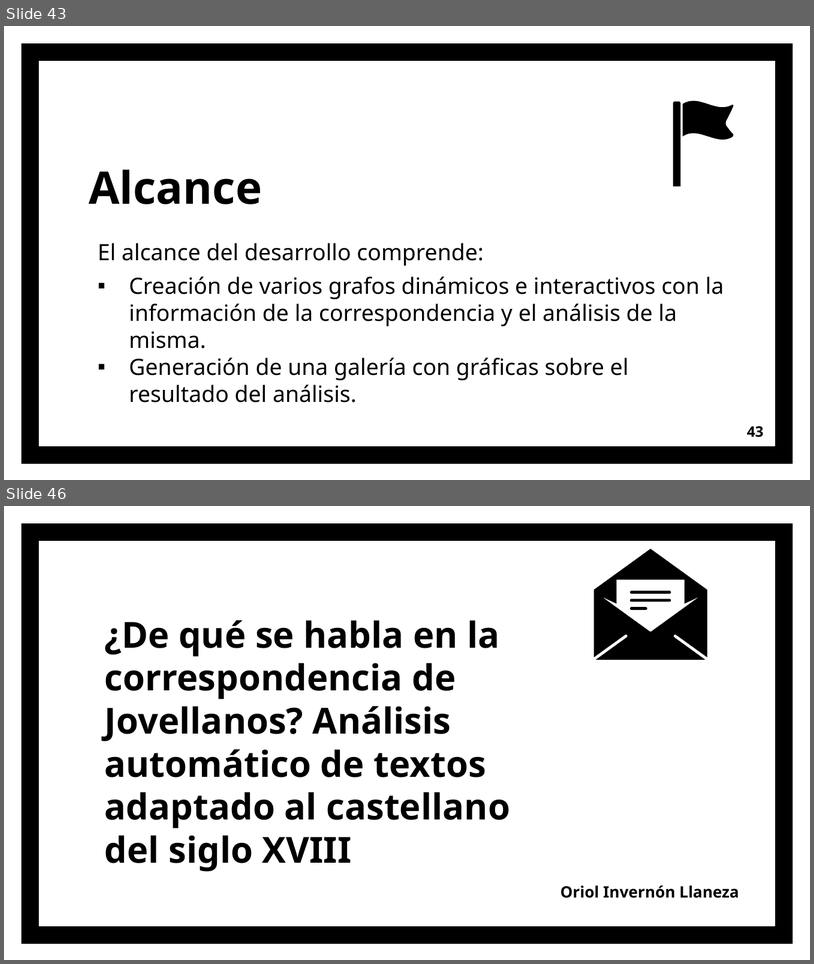
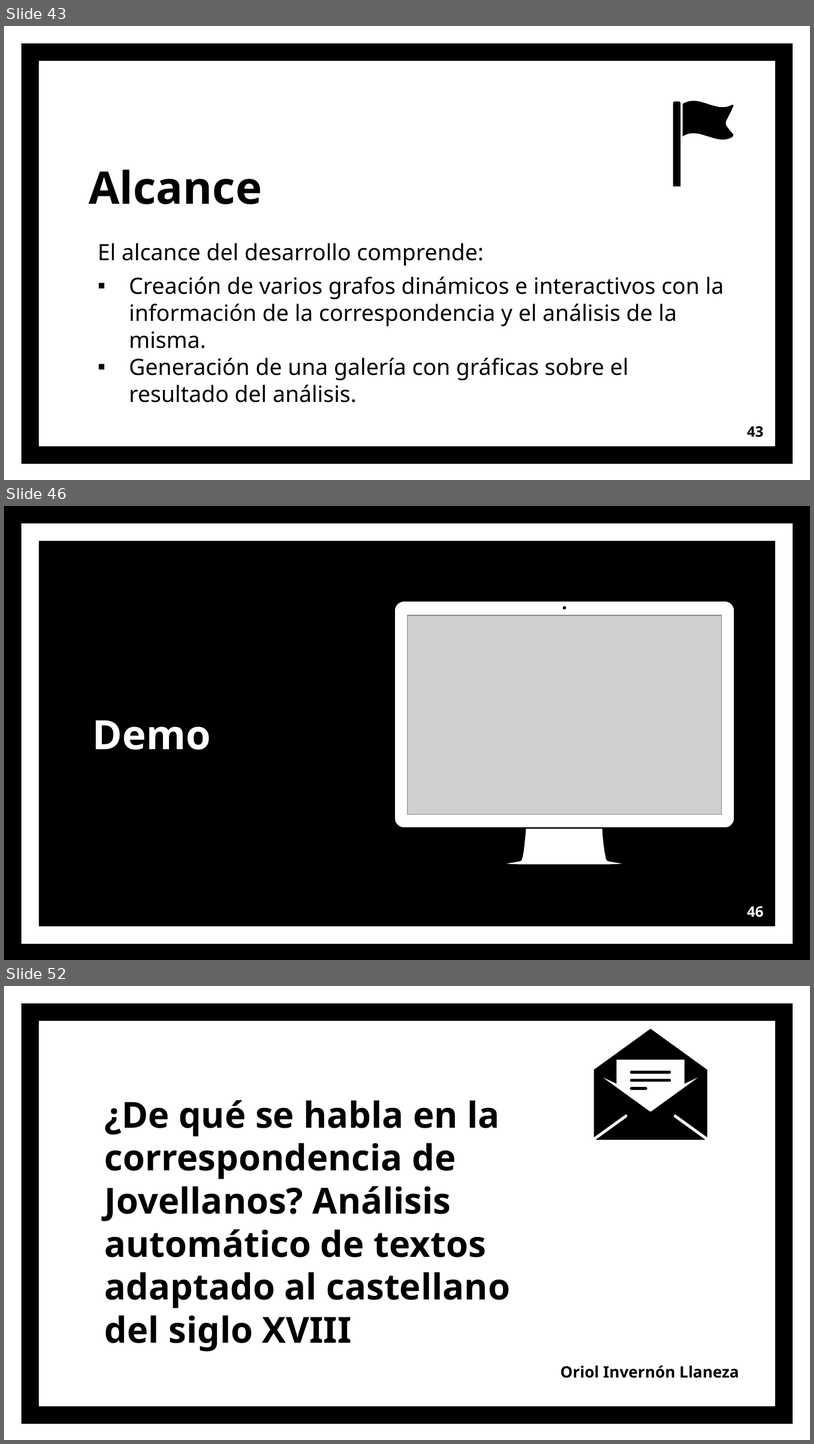
Before and after one commit to OriolInvernonLlaneza/Practicas-TFG, a slide deck: ppt/Jovellanos.pptx. Shown one above the other, each under a label of ours: slides 43 and 46 before the commit, slides 43, 46 and 52 after it; the slides between them are not shown. The pictures are 814x964 and 814x1444 pixels, drawn with LibreOffice and Linux fonts; fonts in the diff are those of the drawing; grey boxes stand for pictures. Boxes give left, top, right and bottom in pixels: in the first picture for what was removed or moved away, otherwise in the second. Text is boxed around its words. In the diff, an @@ line names an element or a change of style, - is before the commit and + after.

```diff
--- a/ppt/Jovellanos.pptx
+++ b/ppt/Jovellanos.pptx
@@ slide 46 added at [4, 506, 810, 960], background #000000 @@
@@ frame added at [22, 524, 794, 944], fill #FFFFFF @@
@@ freeform shape added at [395, 601, 735, 865], fill #FFFFFF, outline #000000 0.75 pt @@
@@ picture added at [407, 615, 722, 814] @@
@@ text added at [93, 720, 211, 750], 36 pt, text #FFFFFF, bold @@
+Demo
@@ page number added at [747, 906, 764, 917], 13 pt, text #FFFFFF, bold @@
+46
@@ what was slide 46 is now slide 52 @@
```
Also in this commit, not shown: 6 slides changed, 5 other slides added, 8 other files.
